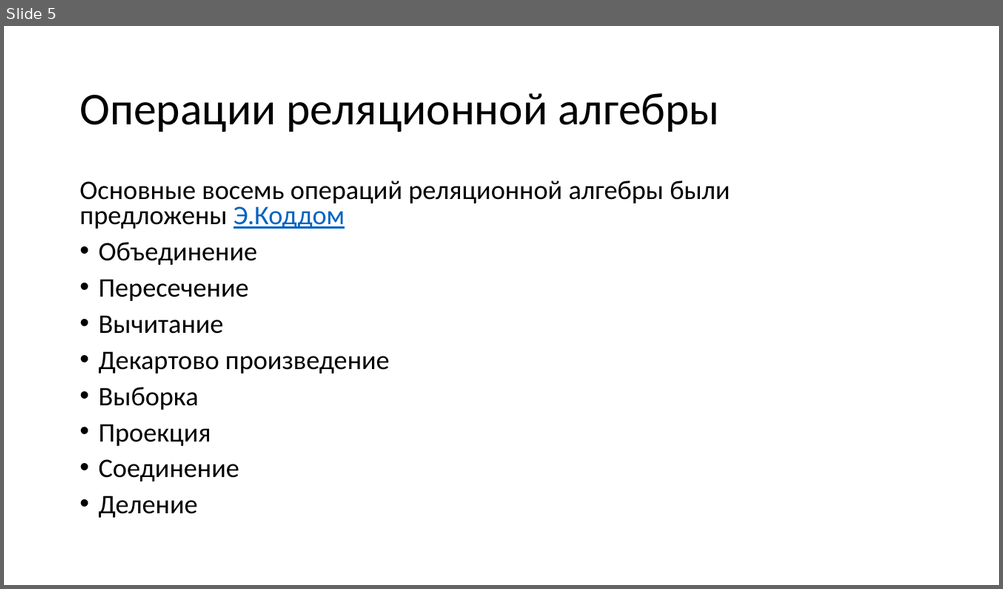
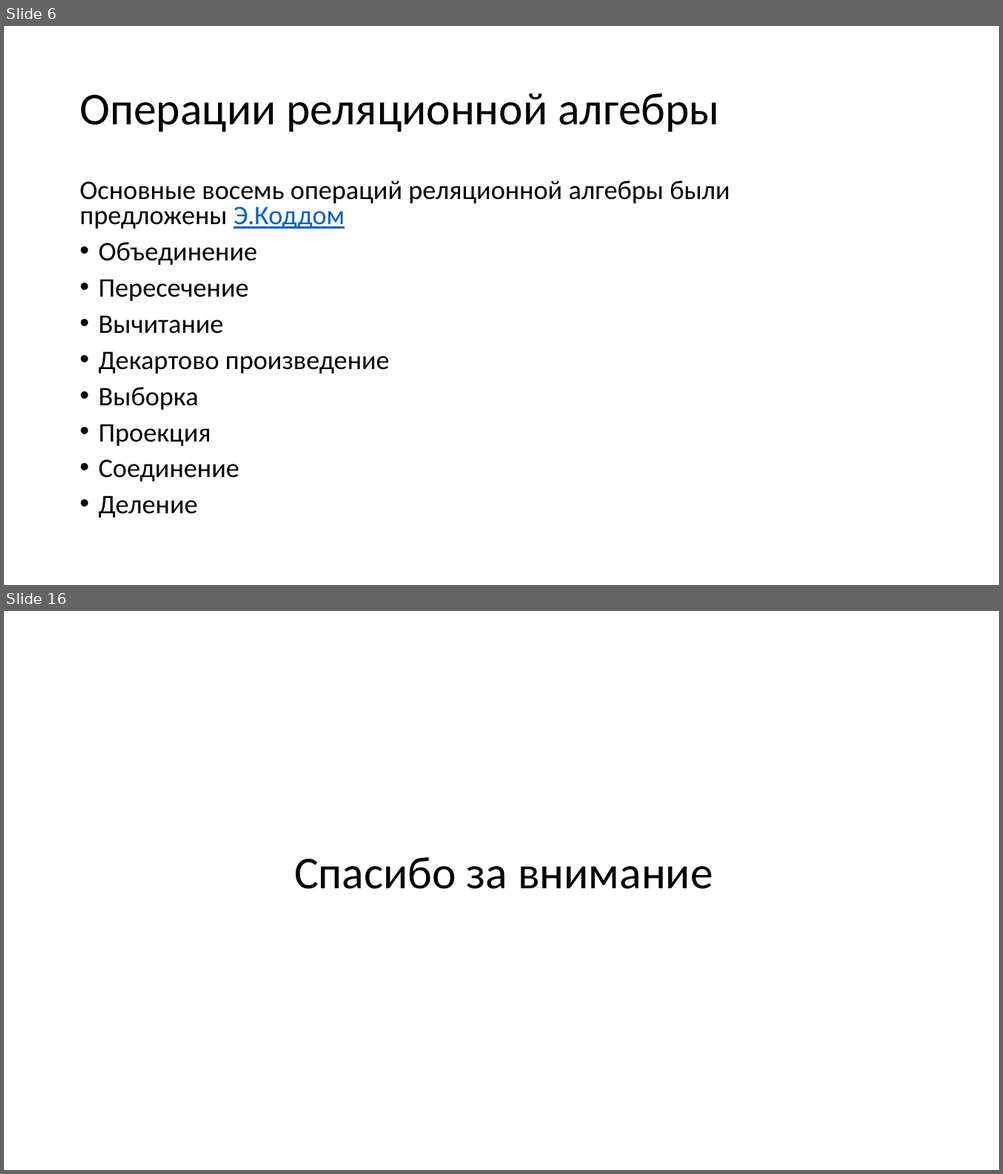
Before and after one commit to avdosev/DataBasePresentations, a slide deck: Реляционная Алгебра/Презентация.pptx. Shown one above the other, each under a label of ours: slide 5 before the commit, slides 6 and 16 after it; the slides between them are not shown. The pictures are 1003x589 and 1003x1174 pixels, drawn with LibreOffice and Linux fonts; fonts in the diff are those of the drawing. Boxes give left, top, right and bottom in pixels: in the first picture for what was removed or moved away, otherwise in the second. Text is boxed around its words. In the diff, an @@ line names an element or a change of style, - is before the commit and + after.

```diff
--- a/Реляционная Алгебра/Презентация.pptx
+++ b/Реляционная Алгебра/Презентация.pptx
@@ slide 16 added at bbox=[4, 611, 999, 1170], background #FFFFFF @@
@@ title added at bbox=[294, 857, 713, 889], 44 pt, text #000000 @@
+Спасибо за внимание
@@ what was slide 5 is now slide 6 @@
```
Also in this commit, not shown: 2 slides changed, 10 other slides added, 5 slides removed.
